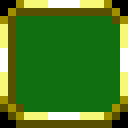
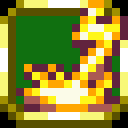
The second (128, 128) image is a revision of the first. Changes to its layers:
painted on "Layer 2" over [16, 0, 128, 112]
